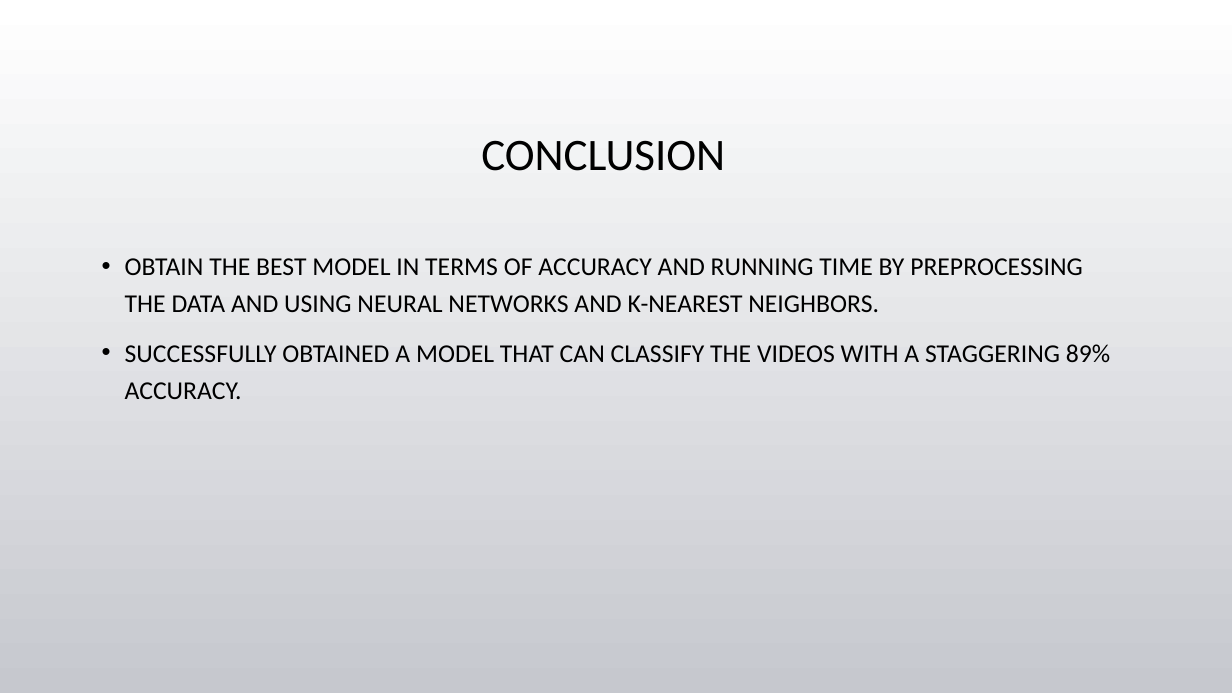
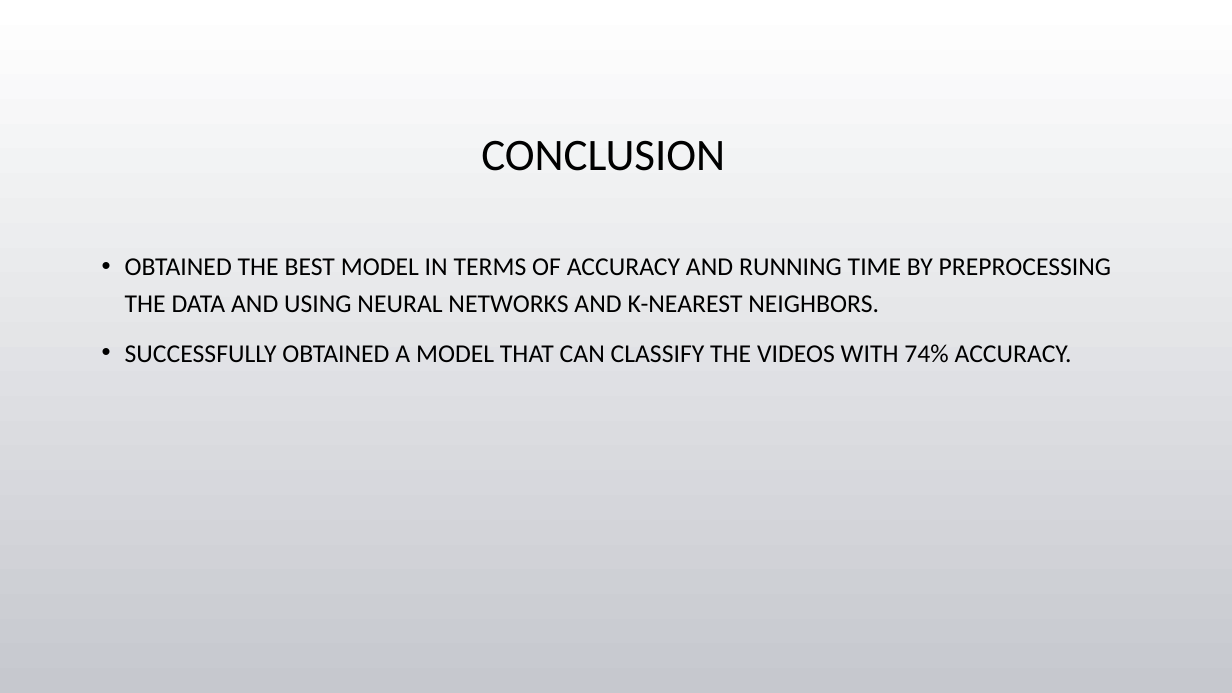
Before and after one commit to tgore03/ClassiTube, a slide deck: slide 10 of Categorizing YouTube Videos.pptx (slide 11 before the commit). Drawn at 1232x693 pixels with LibreOffice and Linux fonts; fonts in the diff are those of the drawing; background and template pictures are left out. Boxes give left, top, right and bottom in pixels: in the first picture for what was removed or moved away, otherwise in the second. Text is boxed around its words. In the diff, an @@ line names an element or a change of style, - is before the commit and + after.

```diff
--- a/Categorizing YouTube Videos.pptx
+++ b/Categorizing YouTube Videos.pptx
@@ text at [125, 258, 1112, 362]: text changed @@
-• OBTAIN THE BEST MODEL IN TERMS OF ACCURACY AND RUNNING TIME BY PREPROCESSING THE DATA AND USING NEURAL NETWORKS AND K-NEAREST NEIGHBORS.
-• SUCCESSFULLY OBTAINED A MODEL THAT CAN CLASSIFY THE VIDEOS WITH A STAGGERING 89% ACCURACY.
+• OBTAINED THE BEST MODEL IN TERMS OF ACCURACY AND RUNNING TIME BY PREPROCESSING THE DATA AND USING NEURAL NETWORKS AND K-NEAREST NEIGHBORS.
+• SUCCESSFULLY OBTAINED A MODEL THAT CAN CLASSIFY THE VIDEOS WITH 74% ACCURACY.
```
Also in this commit, not shown: 3 other slides changed, 4 slides added, 5 slides removed, 5 other files.
